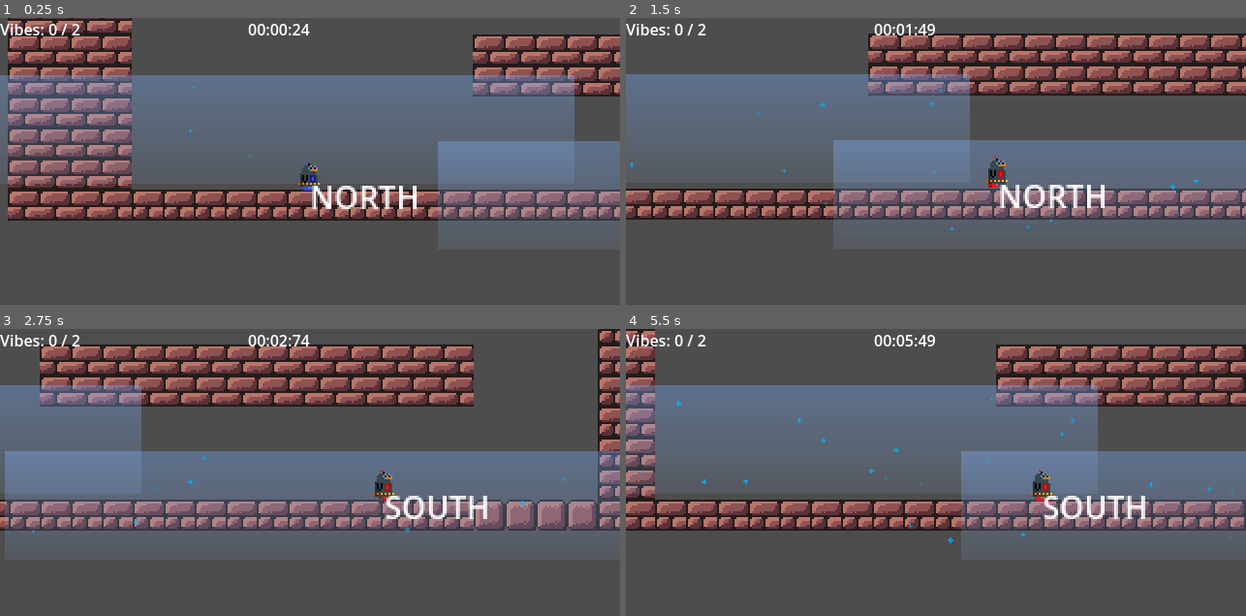
Above: before the commit, frames 1-4 (two rows, left to right).
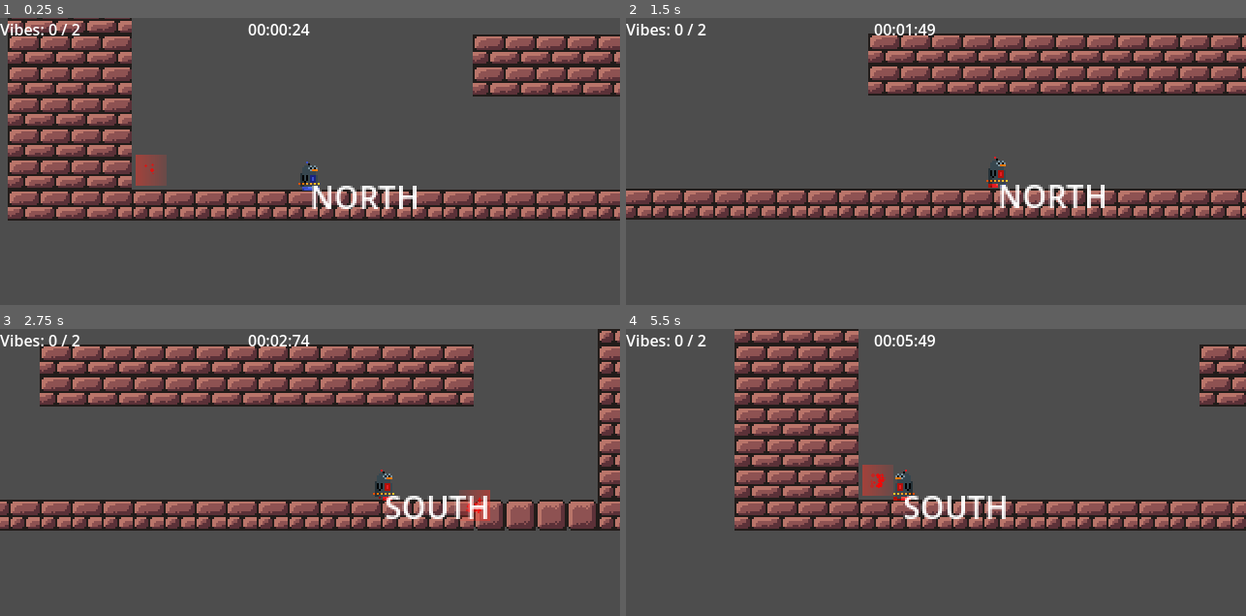
Above: after the commit, the same moments.

Repository: RichardMJaks/gamecamp-2025
Game: Godot game, scene res://example_level.tscn
Same seed, same stepped clock (60 frames per second), same inputs: the game is played once before the commit and once after it. The engine's default icon, where the game draws it, is replaced by a stand-in: a white triangle on a blue panel in a dark square.
Inputs (mouse positions are in pixels of both pictures, inside the frame that each line leads up to):
- Up to frame 1 (0.25 s): no input
- Up to frame 2 (1.5 s): move the mouse to (1072, 158) at 0.52 s; hold D (m_right) 0.53-1.28 s; click (1072, 158) at 0.6 s; tap Space (ui_select) at 0.77 s; move the mouse to (812, 187) at 1.27 s; hold S (m_down) from 1.28 s (still down); click (812, 187) at 1.35 s
- Up to frame 3 (2.75 s): tap Space (ui_select) at 1.52 s; move the mouse to (372, 415) at 2.02 s; release S (m_down) at 2.03 s; hold D (m_right) from 2.03 s (still down); click (372, 415) at 2.1 s
- Up to frame 4 (5.5 s): move the mouse to (905, 547) at 2.77 s; release D (m_right) at 2.78 s; hold W (m_up) 2.78-3.53 s; click (905, 547) at 2.85 s; tap Space (ui_select) at 3.02, 3.77, 4.52 s; move the mouse to (1122, 529) at 3.52 s; hold A (m_left) 3.53-5.03 s; click (1122, 529) at 3.6 s; move the mouse to (750, 438) at 4.27 s; click (750, 438) at 4.35 s; move the mouse to (967, 483) at 5.02 s; hold S (m_down) from 5.03 s (still down); click (967, 483) at 5.1 s

The runs differ from the first frame. In frame 1, 38% of the frame differs, in the area x 0-100%, y 19-76%; in frame 2, 37%; in frame 3, 37%; in frame 4, 55%, in the area x 0-100%, y 0-75%.

Commit message:
improved floor magnet tool

Diff:
--- a/example_level.tscn
+++ b/example_level.tscn
@@ -6,6 +6,7 @@
 [ext_resource type="PackedScene" uid="uid://daujuqli7pyvy" path="res://magnet_vol2/radial_magnet.tscn" id="3_hx7as"]
 [ext_resource type="PackedScene" uid="uid://hm7oj8v2rsqi" path="res://player/player.tscn" id="4_hx7as"]
 [ext_resource type="Script" uid="uid://cm6s0fnowd2ji" path="res://Scripts/game_controller.gd" id="5_8yhuf"]
+[ext_resource type="Texture2D" uid="uid://o5vh54e854er" path="res://magnet_vol2/south_particle.png" id="5_ymddn"]
 [ext_resource type="PackedScene" path="res://Scenes/collectible.tscn" id="6_m821y"]
 [ext_resource type="Script" uid="uid://bgssi6hmfx0fn" path="res://Scripts/GameUI.gd" id="7_ymddn"]
 
@@ -126,8 +127,78 @@
 sources/0 = SubResource("TileSetAtlasSource_hx7as")
 pattern_0 = SubResource("TileMapPattern_ah8gq")
 
+[sub_resource type="Gradient" id="Gradient_qch6w"]
+colors = PackedColorArray(1, 0.21268, 0.159696, 0.47451, 1, 0.247059, 0.188235, 0.164706)
+
+[sub_resource type="GradientTexture2D" id="GradientTexture2D_0qydm"]
+gradient = SubResource("Gradient_qch6w")
+width = 70
+height = 116
+fill_from = Vector2(1, 0)
+fill_to = Vector2(0, 0)
+
+[sub_resource type="Curve" id="Curve_8ohhs"]
+_data = [Vector2(0.00269542, 0.235294), 0.0, 3.52646, 0, 0, Vector2(0.994609, 0.221639), 0.0, 0.0, 0, 0]
+point_count = 2
+
+[sub_resource type="CurveTexture" id="CurveTexture_5ra4g"]
+curve = SubResource("Curve_8ohhs")
+
+[sub_resource type="Curve" id="Curve_rr38n"]
+_data = [Vector2(0, 0), 0.0, 4.4562, 0, 0, Vector2(1, 0.597164), -0.686939, 0.0, 0, 0]
+point_count = 2
+
+[sub_resource type="CurveTexture" id="CurveTexture_hguyq"]
+curve = SubResource("Curve_rr38n")
+
+[sub_resource type="ParticleProcessMaterial" id="ParticleProcessMaterial_qitpc"]
+particle_flag_disable_z = true
+emission_shape = 3
+emission_box_extents = Vector3(30, 53, 1)
+gravity = Vector3(0, 0, 0)
+scale_min = 0.9
+scale_curve = SubResource("CurveTexture_hguyq")
+color = Color(1, 0, 0, 1)
+alpha_curve = SubResource("CurveTexture_5ra4g")
+
+[sub_resource type="GradientTexture2D" id="GradientTexture2D_yb3i2"]
+gradient = SubResource("Gradient_qch6w")
+width = 70
+height = 116
+fill_from = Vector2(1, 0)
+fill_to = Vector2(0, 0)
+
+[sub_resource type="ParticleProcessMaterial" id="ParticleProcessMaterial_mk3jd"]
+particle_flag_disable_z = true
+emission_shape = 3
+emission_box_extents = Vector3(30, 53, 1)
+gravity = Vector3(0, 0, 0)
+scale_min = 0.9
+scale_curve = SubResource("CurveTexture_hguyq")
+color = Color(1, 0, 0, 1)
+alpha_curve = SubResource("CurveTexture_5ra4g")
+
 [sub_resource type="RectangleShape2D" id="RectangleShape2D_01x2r"]
 size = Vector2(485.5, 56)
+
+[sub_resource type="Gradient" id="Gradient_j61ub"]
+colors = PackedColorArray(0.492046, 0.698031, 0.999999, 0.356863, 0.594277, 0.758817, 1, 0.109804)
+
+[sub_resource type="GradientTexture2D" id="GradientTexture2D_4cogj"]
+gradient = SubResource("Gradient_j61ub")
+width = 485
+height = 56
+fill_to = Vector2(0, 1)
+
+[sub_resource type="ParticleProcessMaterial" id="ParticleProcessMaterial_56rpi"]
+particle_flag_disable_z = true
+emission_shape = 3
+emission_box_extents = Vector3(237.75, 23, 1)
+gravity = Vector3(0, 0, 0)
+scale_min = 0.9
+scale_curve = SubResource("CurveTexture_hguyq")
+color = Color(0, 0.713726, 1, 1)
+alpha_curve = SubResource("CurveTexture_5ra4g")
 
 [node name="ExampleLevel" type="Node2D"]
 script = ExtResource("1_m821y")
@@ -147,13 +218,30 @@
 [node name="CollisionShape2D" parent="FlatMagnet" index="0"]
 position = Vector2(34.5, 5)
 
+[node name="Gradient" parent="FlatMagnet" index="1"]
+position = Vector2(34.5, 5)
+texture = SubResource("GradientTexture2D_0qydm")
+
+[node name="Particles" parent="FlatMagnet" index="2"]
+position = Vector2(34.5, 5)
+texture = ExtResource("5_ymddn")
+process_material = SubResource("ParticleProcessMaterial_qitpc")
+
 [node name="FlatMagnet4" parent="." instance=ExtResource("2_y5x4s")]
 position = Vector2(573, 128)
-magnet_direction = 1
 pole = 0
 
 [node name="CollisionShape2D" parent="FlatMagnet4" index="0"]
 position = Vector2(34.5, 5)
+
+[node name="Gradient" parent="FlatMagnet4" index="1"]
+position = Vector2(34.5, 5)
+texture = SubResource("GradientTexture2D_yb3i2")
+
+[node name="Particles" parent="FlatMagnet4" index="2"]
+position = Vector2(34.5, 5)
+texture = ExtResource("5_ymddn")
+process_material = SubResource("ParticleProcessMaterial_mk3jd")
 
 [node name="FlatMagnet5" parent="." instance=ExtResource("2_y5x4s")]
 position = Vector2(50, 273)
@@ -167,6 +255,14 @@
 [node name="CollisionShape2D" parent="FlatMagnet2" index="0"]
 position = Vector2(247, -1)
 shape = SubResource("RectangleShape2D_01x2r")
+
+[node name="Gradient" parent="FlatMagnet2" index="1"]
+position = Vector2(247, -1)
+texture = SubResource("GradientTexture2D_4cogj")
+
+[node name="Particles" parent="FlatMagnet2" index="2"]
+position = Vector2(247, -1)
+process_material = SubResource("ParticleProcessMaterial_56rpi")
 
 [node name="Player" parent="." instance=ExtResource("4_hx7as")]
 position = Vector2(156, 295)
--- a/level_1.tscn
+++ b/level_1.tscn
@@ -1,222 +1,7 @@
-[gd_scene load_steps=4 format=4 uid="uid://dm3f5jteuljw7"]
+[gd_scene load_steps=2 format=4 uid="uid://cmyav53njcryj"]
 
-[ext_resource type="Texture2D" uid="uid://bla6kqfkwxhyd" path="res://TileSetBrickFactory.png" id="1_3hls8"]
-
-[sub_resource type="TileSetAtlasSource" id="TileSetAtlasSource_3hls8"]
-resource_name = "BrickFactory"
-texture = ExtResource("1_3hls8")
-0:8/0 = 0
-1:8/0 = 0
-0:9/0 = 0
-1:9/0 = 0
-2:9/0 = 0
-0:10/0 = 0
-1:10/0 = 0
-2:10/0 = 0
-3:10/0 = 0
-2:11/0 = 0
-2:12/0 = 0
-0:13/0 = 0
-0:13/0/physics_layer_0/polygon_0/points = PackedVector2Array(-8, -8, 8, -8, 8, -8, 8, 8, -8, 8)
-1:13/0 = 0
-1:13/0/physics_layer_0/polygon_0/points = PackedVector2Array(-8, -8, 8, -8, 8, -8, 8, 8, -8, 8)
-2:13/0 = 0
-2:13/0/physics_layer_0/polygon_0/points = PackedVector2Array(-8, -8, 8, -8, 8, -8, 8, 8, -8, 8)
-3:13/0 = 0
-3:13/0/physics_layer_0/polygon_0/points = PackedVector2Array(-8, -8, 8, -8, 8, -8, 8, 8, -8, 8)
-4:13/0 = 0
-4:13/0/physics_layer_0/polygon_0/points = PackedVector2Array(-8, -8, 8, -8, 8, -8, 8, 8, -8, 8)
-5:13/0 = 0
-5:13/0/physics_layer_0/polygon_0/points = PackedVector2Array(-8, -8, 8, -8, 8, -8, 8, 8, -8, 8)
-0:14/0 = 0
-0:14/0/physics_layer_0/polygon_0/points = PackedVector2Array(-8, -8, 8, -8, 8, -8, 8, 8, -8, 8)
-1:14/0 = 0
-1:14/0/physics_layer_0/polygon_0/points = PackedVector2Array(-8, -8, 8, -8, 8, -8, 8, 8, -8, 8)
-2:14/0 = 0
-2:14/0/physics_layer_0/polygon_0/points = PackedVector2Array(-8, -8, 8, -8, 8, -8, 8, 8, -8, 8)
-3:14/0 = 0
-3:14/0/physics_layer_0/polygon_0/points = PackedVector2Array(-8, -8, 8, -8, 8, -8, 8, 8, -8, 8)
-4:14/0 = 0
-4:14/0/physics_layer_0/polygon_0/points = PackedVector2Array(-8, -8, 8, -8, 8, -8, 8, 8, -8, 8)
-5:14/0 = 0
-5:14/0/physics_layer_0/polygon_0/points = PackedVector2Array(-8, -8, 8, -8, 8, -8, 8, 8, -8, 8)
-17:14/0 = 0
-17:14/0/physics_layer_0/polygon_0/points = PackedVector2Array(-8, -8, 8, -8, 8, -8, 8, 8, -8, 8)
-18:14/0 = 0
-18:14/0/physics_layer_0/polygon_0/points = PackedVector2Array(-8, -8, 8, -8, 8, -8, 8, 8, -8, 8)
-19:14/0 = 0
-19:14/0/physics_layer_0/polygon_0/points = PackedVector2Array(-8, -8, 8, -8, 8, -8, 8, 8, -8, 8)
-17:15/0 = 0
-17:15/0/physics_layer_0/polygon_0/points = PackedVector2Array(-8, -8, 8, -8, 8, -8, 8, 8, -8, 8)
-18:15/0 = 0
-18:15/0/physics_layer_0/polygon_0/points = PackedVector2Array(-8, -8, 8, -8, 8, -8, 8, 8, -8, 8)
-19:15/0 = 0
-19:15/0/physics_layer_0/polygon_0/points = PackedVector2Array(-8, -8, 8, -8, 8, -8, 8, 8, -8, 8)
-3:16/0 = 0
-3:16/0/physics_layer_0/polygon_0/points = PackedVector2Array(-8, -8, 8, -8, 8, -8, 8, 8, -8, 8)
-4:16/0 = 0
-4:16/0/physics_layer_0/polygon_0/points = PackedVector2Array(-8, -8, 8, -8, 8, -8, 8, 8, -8, 8)
-5:16/0 = 0
-5:16/0/physics_layer_0/polygon_0/points = PackedVector2Array(-8, -8, 8, -8, 8, -8, 8, 8, -8, 8)
-6:16/0 = 0
-6:16/0/physics_layer_0/polygon_0/points = PackedVector2Array(-8, -8, 8, -8, 8, 8, -8, 8, -8, -8)
-6:16/0/custom_data_0 = 1.0
-7:16/0 = 0
-7:16/0/physics_layer_0/polygon_0/points = PackedVector2Array(-8, -8, 8, -8, 8, 8, -8, 8, -8, -8)
-8:16/0 = 0
-8:16/0/physics_layer_0/polygon_0/points = PackedVector2Array(-8, -8, 8, -8, 8, 8, -8, 8, -8, -8)
-8:16/0/custom_data_0 = -1.0
-17:16/0 = 0
-17:16/0/physics_layer_0/polygon_0/points = PackedVector2Array(-8, -8, 8, -8, 8, -8, 8, 8, -8, 8)
-18:16/0 = 0
-18:16/0/physics_layer_0/polygon_0/points = PackedVector2Array(-8, -8, 8, -8, 8, -8, 8, 8, -8, 8)
-19:16/0 = 0
-19:16/0/physics_layer_0/polygon_0/points = PackedVector2Array(-8, -8, 8, -8, 8, -8, 8, 8, -8, 8)
-0:17/0 = 0
-0:17/0/physics_layer_0/polygon_0/points = PackedVector2Array(-8, -8, 8, -8, 8, -8, 8, 8, -8, 8)
-1:17/0 = 0
-1:17/0/physics_layer_0/polygon_0/points = PackedVector2Array(-8, -8, 8, -8, 8, -8, 8, 8, -8, 8)
-2:17/0 = 0
-2:17/0/physics_layer_0/polygon_0/points = PackedVector2Array(-8, -8, 8, -8, 8, -8, 8, 8, -8, 8)
-3:17/0 = 0
-3:17/0/physics_layer_0/polygon_0/points = PackedVector2Array(-8, -8, 8, -8, 8, -8, 8, 8, -8, 8)
-4:17/0 = 0
-4:17/0/physics_layer_0/polygon_0/points = PackedVector2Array(-8, -8, 8, -8, 8, -8, 8, 8, -8, 8)
-5:17/0 = 0
-5:17/0/physics_layer_0/polygon_0/points = PackedVector2Array(-8, -8, 8, -8, 8, -8, 8, 8, -8, 8)
-6:17/0 = 0
-7:17/0 = 0
-7:17/0/physics_layer_0/polygon_0/points = PackedVector2Array(-8, -8, 8, -8, 8, -8, 8, 8, -8, 8)
-7:17/0/custom_data_0 = 1.0
-12:17/0 = 0
-12:17/0/physics_layer_0/polygon_0/points = PackedVector2Array(-8, -8, 8, -8, 8, -8, 8, 8, -8, 8)
-13:17/0 = 0
-13:17/0/physics_layer_0/polygon_0/points = PackedVector2Array(-8, -8, 8, -8, 8, -8, 8, 8, -8, 8)
-14:17/0 = 0
-14:17/0/physics_layer_0/polygon_0/points = PackedVector2Array(-8, -8, 8, -8, 8, -8, 8, 8, -8, 8)
-14:17/0/custom_data_0 = 1.0
-15:17/0 = 0
-15:17/0/physics_layer_0/polygon_0/points = PackedVector2Array(-8, -8, 8, -8, 8, -8, 8, 8, -8, 8)
-15:17/0/custom_data_0 = 1.0
-16:17/0 = 0
-16:17/0/physics_layer_0/polygon_0/points = PackedVector2Array(-8, -8, 8, -8, 8, -8, 8, 8, -8, 8)
-16:17/0/custom_data_0 = 1.0
-17:17/0 = 0
-17:17/0/physics_layer_0/polygon_0/points = PackedVector2Array(-8, -8, 8, -8, 8, -8, 8, 8, -8, 8)
-17:17/0/custom_data_0 = -1.0
-18:17/0 = 0
-18:17/0/physics_layer_0/polygon_0/points = PackedVector2Array(-8, -8, 8, -8, 8, -8, 8, 8, -8, 8)
-18:17/0/custom_data_0 = -1.0
-19:17/0 = 0
-19:17/0/physics_layer_0/polygon_0/points = PackedVector2Array(-8, -8, 8, -8, 8, -8, 8, 8, -8, 8)
-19:17/0/custom_data_0 = -1.0
-0:18/0 = 0
-0:18/0/physics_layer_0/polygon_0/points = PackedVector2Array(-8, -8, 8, -8, 8, -8, 8, 8, -8, 8)
-1:18/0 = 0
-1:18/0/physics_layer_0/polygon_0/points = PackedVector2Array(-8, -8, 8, -8, 8, -8, 8, 8, -8, 8)
-2:18/0 = 0
-2:18/0/physics_layer_0/polygon_0/points = PackedVector2Array(-8, -8, 8, -8, 8, -8, 8, 8, -8, 8)
-3:18/0 = 0
-3:18/0/physics_layer_0/polygon_0/points = PackedVector2Array(-8, -8, 8, -8, 8, -8, 8, 8, -8, 8)
-4:18/0 = 0
-4:18/0/physics_layer_0/polygon_0/points = PackedVector2Array(-8, -8, 8, -8, 8, -8, 8, 8, -8, 8)
-5:18/0 = 0
-5:18/0/physics_layer_0/polygon_0/points = PackedVector2Array(-8, -8, 8, -8, 8, -8, 8, 8, -8, 8)
-6:18/0 = 0
-6:18/0/physics_layer_0/polygon_0/points = PackedVector2Array(-8, -8, 8, -8, 8, -8, 8, 8, -8, 8)
-7:18/0 = 0
-7:18/0/physics_layer_0/polygon_0/points = PackedVector2Array(-8, -8, 8, -8, 8, -8, 8, 8, -8, 8)
-12:18/0 = 0
-12:18/0/physics_layer_0/polygon_0/points = PackedVector2Array(-8, -8, 8, -8, 8, -8, 8, 8, -8, 8)
-13:18/0 = 0
-13:18/0/physics_layer_0/polygon_0/points = PackedVector2Array(-8, -8, 8, -8, 8, -8, 8, 8, -8, 8)
-14:18/0 = 0
-14:18/0/physics_layer_0/polygon_0/points = PackedVector2Array(-8, -8, 8, -8, 8, -8, 8, 8, -8, 8)
-14:18/0/custom_data_0 = 1.0
-15:18/0 = 0
-15:18/0/physics_layer_0/polygon_0/points = PackedVector2Array(-8, -8, 8, -8, 8, -8, 8, 8, -8, 8)
-15:18/0/custom_data_0 = 1.0
-16:18/0 = 0
-16:18/0/physics_layer_0/polygon_0/points = PackedVector2Array(-8, -8, 8, -8, 8, -8, 8, 8, -8, 8)
-16:18/0/custom_data_0 = 1.0
-17:18/0 = 0
-17:18/0/physics_layer_0/polygon_0/points = PackedVector2Array(-8, -8, 8, -8, 8, -8, 8, 8, -8, 8)
-17:18/0/custom_data_0 = -1.0
-18:18/0 = 0
-18:18/0/physics_layer_0/polygon_0/points = PackedVector2Array(-8, -8, 8, -8, 8, -8, 8, 8, -8, 8)
-18:18/0/custom_data_0 = -1.0
-19:18/0 = 0
-19:18/0/physics_layer_0/polygon_0/points = PackedVector2Array(-8, -8, 8, -8, 8, -8, 8, 8, -8, 8)
-19:18/0/custom_data_0 = -1.0
-0:19/0 = 0
-0:19/0/physics_layer_0/polygon_0/points = PackedVector2Array(-8, -8, 8, -8, 8, -8, 8, 8, -8, 8)
-1:19/0 = 0
-1:19/0/physics_layer_0/polygon_0/points = PackedVector2Array(-8, -8, 8, -8, 8, -8, 8, 8, -8, 8)
-2:19/0 = 0
-2:19/0/physics_layer_0/polygon_0/points = PackedVector2Array(-8, -8, 8, -8, 8, -8, 8, 8, -8, 8)
-3:19/0 = 0
-3:19/0/physics_layer_0/polygon_0/points = PackedVector2Array(-8, -8, 8, -8, 8, -8, 8, 8, -8, 8)
-4:19/0 = 0
-4:19/0/physics_layer_0/polygon_0/points = PackedVector2Array(-8, -8, 8, -8, 8, -8, 8, 8, -8, 8)
-5:19/0 = 0
-5:19/0/physics_layer_0/polygon_0/points = PackedVector2Array(-8, -8, 8, -8, 8, -8, 8, 8, -8, 8)
-6:19/0 = 0
-6:19/0/physics_layer_0/polygon_0/points = PackedVector2Array(-8, -8, 8, -8, 8, -8, 8, 8, -8, 8)
-7:19/0 = 0
-7:19/0/physics_layer_0/polygon_0/points = PackedVector2Array(-8, -8, 8, -8, 8, -8, 8, 8, -8, 8)
-7:19/0/custom_data_0 = -1.0
-12:19/0 = 0
-12:19/0/physics_layer_0/polygon_0/points = PackedVector2Array(-8, -8, 8, -8, 8, -8, 8, 8, -8, 8)
-13:19/0 = 0
-13:19/0/physics_layer_0/polygon_0/points = PackedVector2Array(-8, -8, 8, -8, 8, -8, 8, 8, -8, 8)
-14:19/0 = 0
-14:19/0/physics_layer_0/polygon_0/points = PackedVector2Array(-8, -8, 8, -8, 8, -8, 8, 8, -8, 8)
-14:19/0/custom_data_0 = 1.0
-15:19/0 = 0
-15:19/0/physics_layer_0/polygon_0/points = PackedVector2Array(-8, -8, 8, -8, 8, -8, 8, 8, -8, 8)
-15:19/0/custom_data_0 = 1.0
-16:19/0 = 0
-16:19/0/physics_layer_0/polygon_0/points = PackedVector2Array(-8, -8, 8, -8, 8, -8, 8, 8, -8, 8)
-16:19/0/custom_data_0 = 1.0
-17:19/0 = 0
-17:19/0/physics_layer_0/polygon_0/points = PackedVector2Array(-8, -8, 8, -8, 8, -8, 8, 8, -8, 8)
-17:19/0/custom_data_0 = -1.0
-18:19/0 = 0
-18:19/0/physics_layer_0/polygon_0/points = PackedVector2Array(-8, -8, 8, -8, 8, -8, 8, 8, -8, 8)
-18:19/0/custom_data_0 = -1.0
-19:19/0 = 0
-19:19/0/physics_layer_0/polygon_0/points = PackedVector2Array(-8, -8, 8, -8, 8, -8, 8, 8, -8, 8)
-19:19/0/custom_data_0 = -1.0
-11:15/0 = 0
-10:15/0 = 0
-9:15/0 = 0
-5:15/0 = 0
-5:15/0/physics_layer_0/polygon_0/points = PackedVector2Array(-8, -8, 8, -8, 8, -8, 8, 8, -8, 8)
-10:14/0 = 0
-4:15/0 = 0
-4:15/0/physics_layer_0/polygon_0/points = PackedVector2Array(-8, -8, 8, -8, 8, -8, 8, 8, -8, 8)
-8:11/0 = 0
-8:12/0 = 0
-9:11/0 = 0
-9:12/0 = 0
-10:11/0 = 0
-10:12/0 = 0
-11:11/0 = 0
-11:12/0 = 0
-9:13/0 = 0
-8:13/0 = 0
-7:14/0 = 0
-6:14/0 = 0
-0:12/0 = 0
-0:11/0 = 0
-
-[sub_resource type="TileSet" id="TileSet_hbghi"]
-physics_layer_0/collision_layer = 3
-physics_layer_0/collision_mask = 0
-custom_data_layer_0/name = "charge"
-custom_data_layer_0/type = 3
-sources/0 = SubResource("TileSetAtlasSource_3hls8")
+[ext_resource type="TileSet" uid="uid://cu52m6tojs8jo" path="res://level_1.tres" id="1_3hls8"]
 
 [node name="TileMapLayer" type="TileMapLayer"]
 tile_map_data = PackedByteArray("AAD/////AAAEABEAAAD//xEAAAAEABEAAAD//xIAAAACABMAAAD//xMAAAACABMAAAD//xQAAAACABMAAAD//x …(13984 unchanged characters)…
-tile_set = SubResource("TileSet_hbghi")
+tile_set = ExtResource("1_3hls8")
--- /dev/null
+++ b/magnet_vol2/flat_magnet/collider_unique.gd
@@ -0,0 +1,5 @@
+extends CollisionShape2D
+
+func _ready() -> void:
+	shape = RectangleShape2D.new()
+	shape.size = Vector2.ONE * GlobalVars.su
--- a/magnet_vol2/flat_magnet/flat_magnet.tscn
+++ b/magnet_vol2/flat_magnet/flat_magnet.tscn
@@ -1,21 +1,23 @@
-[gd_scene load_steps=15 format=3 uid="uid://drvxfx2cgjfaq"]
+[gd_scene load_steps=17 format=3 uid="uid://drvxfx2cgjfaq"]
 
 [ext_resource type="Script" uid="uid://bwxcxd3ci7mve" path="res://magnet_vol2/flat_magnet/magnet_floor.gd" id="1_02ev6"]
+[ext_resource type="Script" uid="uid://djsiiqucxoa2g" path="res://magnet_vol2/flat_magnet/collider_unique.gd" id="2_8ohhs"]
 [ext_resource type="Script" uid="uid://cokk0p0umguea" path="res://magnet_vol2/flat_magnet/magnet_gradient_floor.gd" id="2_kh203"]
 [ext_resource type="Texture2D" uid="uid://o5vh54e854er" path="res://magnet_vol2/south_particle.png" id="3_j61ub"]
 [ext_resource type="Script" uid="uid://c400vfut8b5ws" path="res://magnet_vol2/flat_magnet/particles.gd" id="4_qch6w"]
+[ext_resource type="Material" uid="uid://brt8wmr741sby" path="res://magnet_vol2/flat_magnet/particles.tres" id="5_5ra4g"]
 [ext_resource type="Texture2D" uid="uid://p7clqbwapl8w" path="res://magnet_vol2/north_particle.png" id="5_8ohhs"]
 
 [sub_resource type="RectangleShape2D" id="RectangleShape2D_kh203"]
-size = Vector2(70.75, 59)
+size = Vector2(70, 116)
 
 [sub_resource type="Gradient" id="Gradient_j61ub"]
 colors = PackedColorArray(0.492046, 0.698031, 0.999999, 0.356863, 0.594277, 0.758817, 1, 0.109804)
 
-[sub_resource type="GradientTexture2D" id="GradientTexture2D_by7wj"]
+[sub_resource type="GradientTexture2D" id="GradientTexture2D_8ohhs"]
 gradient = SubResource("Gradient_j61ub")
 width = 70
-height = 59
+height = 116
 fill_from = Vector2(1, 0)
 fill_to = Vector2(0, 0)
 
@@ -39,7 +41,7 @@
 [sub_resource type="ParticleProcessMaterial" id="ParticleProcessMaterial_5ra4g"]
 particle_flag_disable_z = true
 emission_shape = 3
-emission_box_extents = Vector3(30.375, 24.5, 1)
+emission_box_extents = Vector3(30, 53, 1)
 gravity = Vector3(0, 0, 0)
 scale_min = 0.9
 scale_curve = SubResource("CurveTexture_hguyq")
@@ -53,17 +55,20 @@
 magnet_direction = 1
 
 [node name="CollisionShape2D" type="CollisionShape2D" parent="."]
-visible = false
+position = Vector2(24, 21)
 shape = SubResource("RectangleShape2D_kh203")
+script = ExtResource("2_8ohhs")
 
 [node name="Gradient" type="Sprite2D" parent="." node_paths=PackedStringArray("collider")]
-texture = SubResource("GradientTexture2D_by7wj")
+position = Vector2(24, 21)
+texture = SubResource("GradientTexture2D_8ohhs")
 script = ExtResource("2_kh203")
 collider = NodePath("../CollisionShape2D")
 north_gradient = SubResource("Gradient_j61ub")
 south_gradient = SubResource("Gradient_qch6w")
 
 [node name="Particles" type="GPUParticles2D" parent="." node_paths=PackedStringArray("collider")]
+position = Vector2(24, 21)
 amount = 20
 texture = ExtResource("5_8ohhs")
 process_material = SubResource("ParticleProcessMaterial_5ra4g")
@@ -73,3 +78,4 @@
 north_particle = ExtResource("5_8ohhs")
 south_color = Color(1, 0, 0, 1)
 north_color = Color(0, 0.713726, 1, 1)
+particles_material = ExtResource("5_5ra4g")
--- a/magnet_vol2/flat_magnet/magnet_gradient_floor.gd
+++ b/magnet_vol2/flat_magnet/magnet_gradient_floor.gd
@@ -11,6 +11,10 @@
 
 @export var north_gradient: Gradient
 @export var south_gradient: Gradient
+
+
+func _ready() -> void:
+	texture = GradientTexture2D.new()
 
 func _process(_delta: float) -> void:
 	# To not fill console up with errors
--- a/magnet_vol2/flat_magnet/particles.gd
+++ b/magnet_vol2/flat_magnet/particles.gd
@@ -6,8 +6,13 @@
 @export var north_particle: Texture2D
 @export var south_color: Color
 @export var north_color: Color
+@export var particles_material: ParticleProcessMaterial
 
-func _process(delta: float) -> void:
+func _ready() -> void:
+	process_material = particles_material.duplicate()
+
+func _process(_delta: float) -> void:
+	position = collider.position
 	_apply_particle()
 	var box_size: Vector2 = collider.shape.size
 	process_material.emission_box_extents.x = box_size.x / 2 - 5
--- /dev/null
+++ b/magnet_vol2/flat_magnet/particles.tres
@@ -0,0 +1,25 @@
+[gd_resource type="ParticleProcessMaterial" load_steps=5 format=3 uid="uid://brt8wmr741sby"]
+
+[sub_resource type="Curve" id="Curve_8ohhs"]
+_data = [Vector2(0.00269542, 0.235294), 0.0, 3.52646, 0, 0, Vector2(0.994609, 0.221639), 0.0, 0.0, 0, 0]
+point_count = 2
+
+[sub_resource type="CurveTexture" id="CurveTexture_5ra4g"]
+curve = SubResource("Curve_8ohhs")
+
+[sub_resource type="Curve" id="Curve_rr38n"]
+_data = [Vector2(0, 0), 0.0, 4.4562, 0, 0, Vector2(1, 0.597164), -0.686939, 0.0, 0, 0]
+point_count = 2
+
+[sub_resource type="CurveTexture" id="CurveTexture_hguyq"]
+curve = SubResource("Curve_rr38n")
+
+[resource]
+particle_flag_disable_z = true
+emission_shape = 3
+emission_box_extents = Vector3(237.75, 23, 1)
+gravity = Vector3(0, 0, 0)
+scale_min = 0.9
+scale_curve = SubResource("CurveTexture_hguyq")
+color = Color(0, 0.713726, 1, 1)
+alpha_curve = SubResource("CurveTexture_5ra4g")
Not shown: 1 places in example_level.tscn that only renumber resources
Not shown: 1 places in field_generator/field.tscn that only renumber resources
Not shown, added: magnet_vol2/flat_magnet/collider_unique.gd.uid
